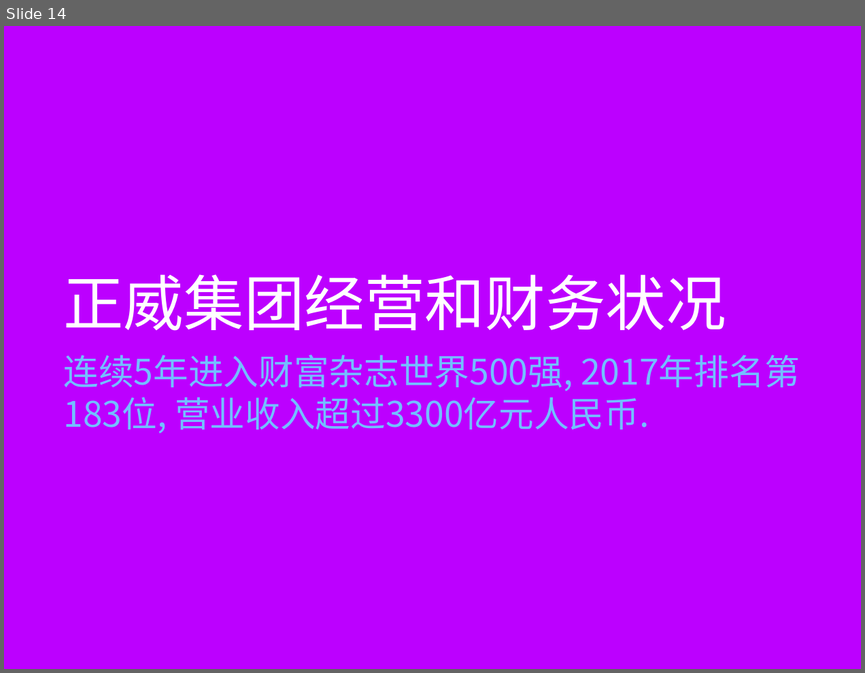
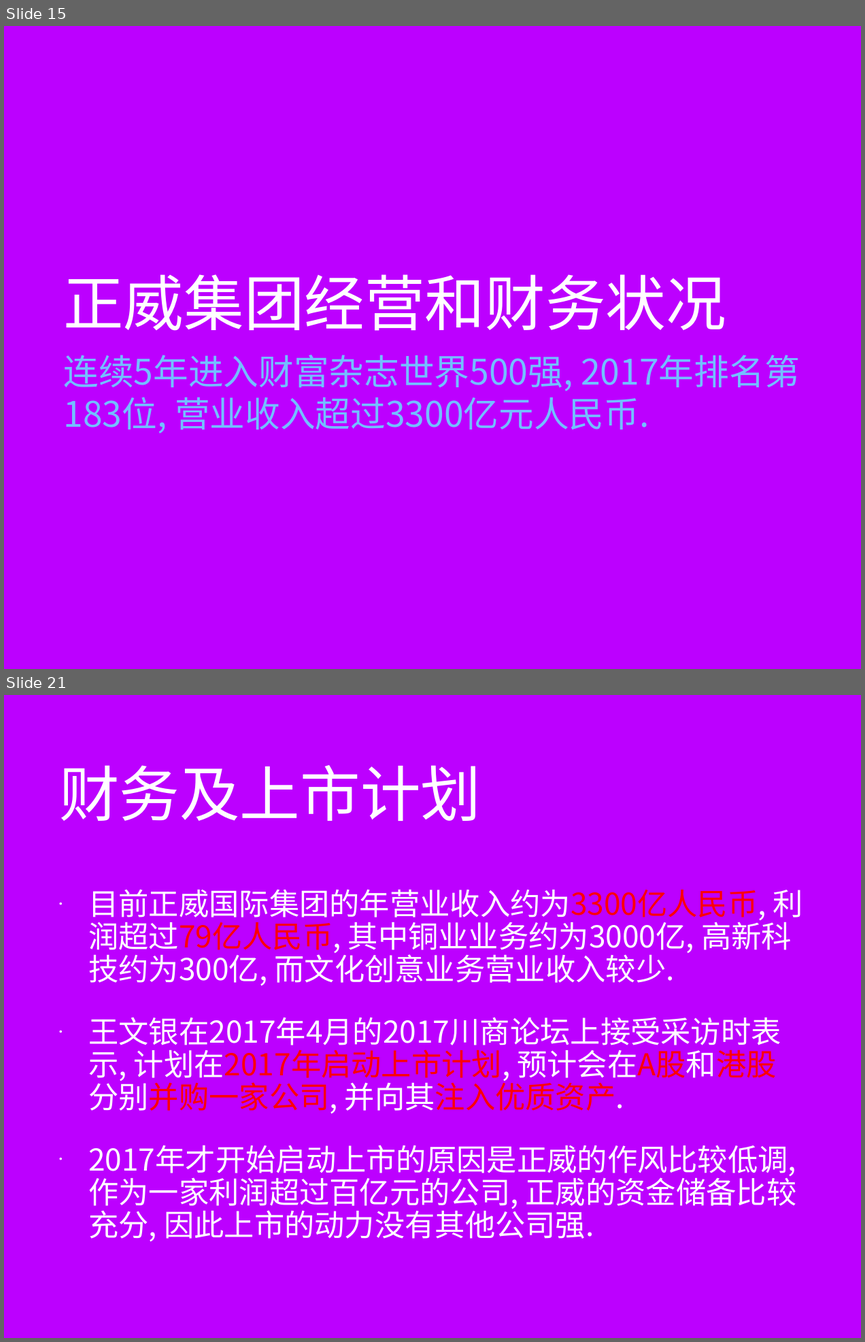
Before and after one commit to minibear0523/AmerGroup, a slide deck: 正威国际集团V1.0.pptx. Shown one above the other, each under a label of ours: slide 14 before the commit, slides 15 and 21 after it; the slides between them are not shown. The pictures are 865x673 and 865x1342 pixels, drawn with LibreOffice and Linux fonts; fonts in the diff are those of the drawing; background and template pictures are left out. Boxes give left, top, right and bottom in pixels: in the first picture for what was removed or moved away, otherwise in the second. Text is boxed around its words. In the diff, an @@ line names an element or a change of style, - is before the commit and + after.

```diff
--- a/正威国际集团V1.0.pptx
+++ b/正威国际集团V1.0.pptx
@@ slide 21 added at bbox=[4, 695, 861, 1338], background picture (left out) @@
@@ title added at bbox=[59, 765, 481, 821], 72 pt, text #FFFFFF @@
+财务及上市计划
@@ text added at bbox=[88, 889, 803, 1242], 36 pt, text #FFFFFF @@
+• 目前正威国际集团的年营业收入约为3300亿人民币, 利润超过79亿人民币, 其中铜业业务约为3000亿, 高新科技约为300亿, 而文化创意业务营业收入较少.
+• 王文银在2017年4月的2017川商论坛上接受采访时表示, 计划在2017年启动上市计划, 预计会在A股和港股分别并购一家公司, 并向其注入优质资产.
+• 2017年才开始启动上市的原因是正威的作风比较低调, 作为一家利润超过百亿元的公司, 正威的资金储备比较充分, 因此上市的动力没有其他公司强.
@@ what was slide 14 is now slide 15 @@
```
Also in this commit, not shown: 9 slides changed, 8 other slides added, 2 other files.
